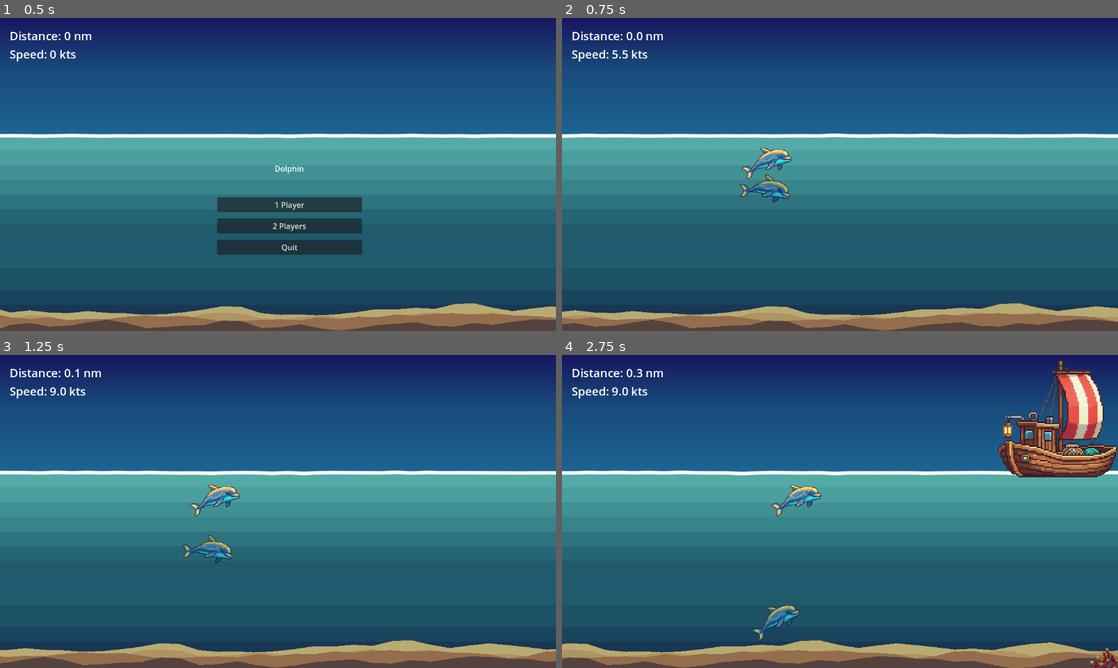
Above: before the commit, frames 1-4 (two rows, left to right).
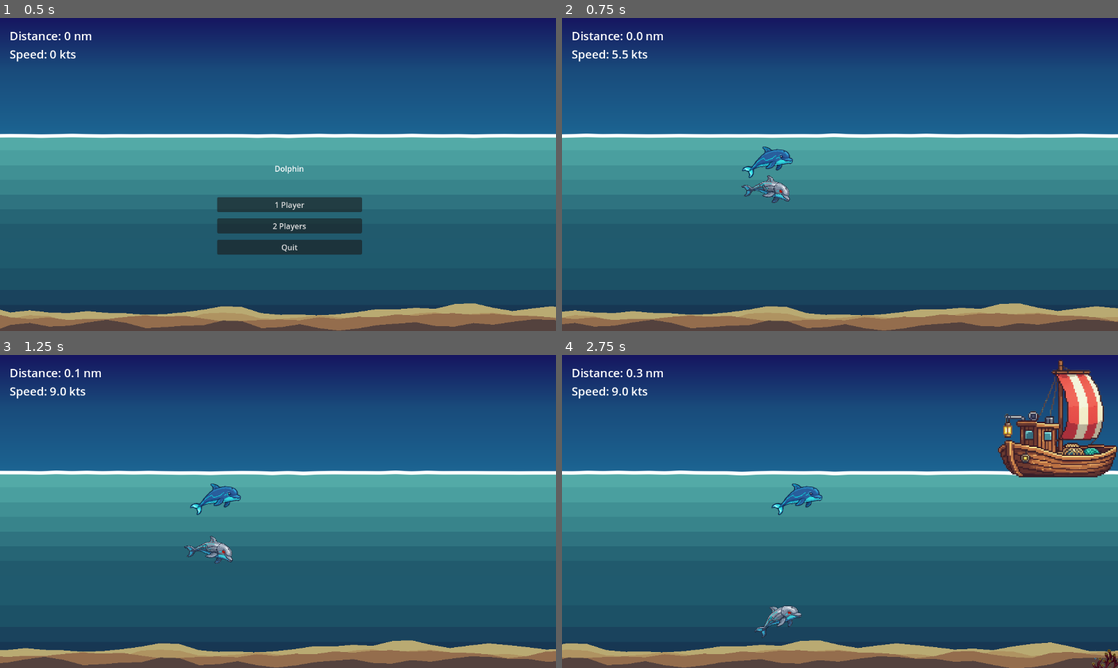
Above: after the commit, the same moments.

Repository: sandritalb/dolphin_ai
Game: Godot game, scene res://scenes/main.tscn
Two runs of this game, one before a commit and one after it. Both use one fixed random seed, a clock stepped at 60 frames per second and the inputs below.
Inputs:
- Up to frame 1 (0.5 s): no input
- Up to frame 2 (0.75 s): click "1 Player" at 0.5 s
- Up to frame 3 (1.25 s): no input
- Up to frame 4 (2.75 s): tap Enter (ui_accept) at 1.25, 1.52, 2.27 s; hold Right (ui_right) 1.28-2.03 s; hold Down (ui_down) from 2.03 s (still down)

Frame 1 is identical in both runs. In frame 2, 0.8% of the frame differs, in the area x 31-42%, y 41-60%; in frame 3, 0.7%; in frame 4, 0.9%, in the area x 34-100%, y 41-100%.

Commit message:
feat: Update underwater shader parameters and enhance dolphin animations with new sprites

Diff:
--- a/materials/underwater.tres
+++ b/materials/underwater.tres
@@ -4,10 +4,10 @@
 
 [resource]
 shader = ExtResource("1_shader")
-shader_parameter/wave_amplitude = 1.0
-shader_parameter/wave_frequency = 0.8
-shader_parameter/wave_speed = 0.6
-shader_parameter/water_tint = Color(0.4, 0.7, 1, 1)
-shader_parameter/tint_strength = 0.25
-shader_parameter/color_pulse_speed = 0.3
-shader_parameter/color_pulse_amount = 0.05
+shader_parameter/wave_amplitude = 1.206000057285
+shader_parameter/wave_frequency = 1.0130000481175
+shader_parameter/wave_speed = 1.2450000591375
+shader_parameter/water_tint = Color(0.20481147, 0.3286951, 0.4525787, 1)
+shader_parameter/tint_strength = 0.52800002508
+shader_parameter/color_pulse_speed = 0.5
+shader_parameter/color_pulse_amount = 0.1
--- a/scenes/DolphinAI.tscn
+++ b/scenes/DolphinAI.tscn
@@ -1,8 +1,9 @@
-[gd_scene load_steps=10 format=3 uid="uid://ctx3a85l4ts3r"]
+[gd_scene load_steps=16 format=3 uid="uid://ctx3a85l4ts3r"]
 
 [ext_resource type="Texture2D" uid="uid://cw1woppy0s7d6" path="res://sprites/dolphin_in.png" id="1_csw6p"]
-[ext_resource type="Script" uid="uid://b3827jbbou8r" path="res://scripts/dolphin.gd" id="1_dl5jv"]
+[ext_resource type="Script" uid="uid://b3827jbbou8r" path="res://scripts/Dolphin.gd" id="1_dl5jv"]
 [ext_resource type="Texture2D" uid="uid://degy36s5xlgv4" path="res://sprites/dolphin_out.png" id="2_qgn84"]
+[ext_resource type="Texture2D" uid="uid://bjjsh65t3p3pn" path="res://sprites/dolphin_ai.png" id="4_41h1n"]
 [ext_resource type="Script" uid="uid://daq0o1y61cnsx" path="res://scripts/dolphin_ai.gd" id="4_ai"]
 
 [sub_resource type="AtlasTexture" id="AtlasTexture_qgn84"]
@@ -35,6 +36,42 @@
 "speed": 5.0
 }]
 
+[sub_resource type="AtlasTexture" id="AtlasTexture_htgn3"]
+atlas = ExtResource("4_41h1n")
+region = Rect2(0, 0, 448, 384)
+
+[sub_resource type="AtlasTexture" id="AtlasTexture_ecf0n"]
+atlas = ExtResource("4_41h1n")
+region = Rect2(0, 384, 448, 384)
+
+[sub_resource type="AtlasTexture" id="AtlasTexture_ibate"]
+atlas = ExtResource("4_41h1n")
+region = Rect2(0, 768, 448, 384)
+
+[sub_resource type="AtlasTexture" id="AtlasTexture_7m0w5"]
+atlas = ExtResource("4_41h1n")
+region = Rect2(448, 0, 448, 384)
+
+[sub_resource type="SpriteFrames" id="SpriteFrames_yb0a4"]
+animations = [{
+"frames": [{
+"duration": 0.4,
+"texture": SubResource("AtlasTexture_htgn3")
+}, {
+"duration": 0.4,
+"texture": SubResource("AtlasTexture_ecf0n")
+}, {
+"duration": 0.4,
+"texture": SubResource("AtlasTexture_ibate")
+}, {
+"duration": 0.4,
+"texture": SubResource("AtlasTexture_7m0w5")
+}],
+"loop": true,
+"name": &"swimming",
+"speed": 5.0
+}]
+
 [sub_resource type="CapsuleShape2D" id="CapsuleShape2D_qgn84"]
 radius = 13.266365
 height = 87.819145
@@ -43,14 +80,24 @@
 script = ExtResource("1_dl5jv")
 
 [node name="in" type="AnimatedSprite2D" parent="."]
+visible = false
 position = Vector2(-3.199997, -15.199997)
 scale = Vector2(0.3, 0.3)
 sprite_frames = SubResource("SpriteFrames_g1ctg")
 
 [node name="out" type="AnimatedSprite2D" parent="."]
+visible = false
 position = Vector2(-4, -13.000001)
 scale = Vector2(0.3, 0.3)
 sprite_frames = SubResource("SpriteFrames_dl5jv")
+
+[node name="AnimatedSprite2D" type="AnimatedSprite2D" parent="."]
+position = Vector2(-5, 14)
+rotation = 0.15707964
+scale = Vector2(0.3, 0.3)
+sprite_frames = SubResource("SpriteFrames_yb0a4")
+animation = &"swimming"
+frame_progress = 0.62999874
 
 [node name="CollisionShape2D" type="CollisionShape2D" parent="."]
 rotation = 1.3962634
--- a/scenes/DolphinPlayer.tscn
+++ b/scenes/DolphinPlayer.tscn
@@ -1,37 +1,49 @@
-[gd_scene load_steps=10 format=3 uid="uid://ctx3a85l4ts2r"]
+[gd_scene load_steps=11 format=3 uid="uid://ctx3a85l4ts2r"]
 
-[ext_resource type="Script" uid="uid://b3827jbbou8r" path="res://scripts/dolphin.gd" id="1_u1i24"]
-[ext_resource type="Texture2D" uid="uid://cw1woppy0s7d6" path="res://sprites/dolphin_in.png" id="2_xpcap"]
-[ext_resource type="Texture2D" uid="uid://degy36s5xlgv4" path="res://sprites/dolphin_out.png" id="4_g7ysk"]
+[ext_resource type="Script" uid="uid://b3827jbbou8r" path="res://scripts/Dolphin.gd" id="1_u1i24"]
 [ext_resource type="Script" uid="uid://ltbyqkt0a8ho" path="res://scripts/dolphin_player.gd" id="5_rqavp"]
+[ext_resource type="Texture2D" uid="uid://1kuwj4gutm3u" path="res://sprites/dolphin_player.png" id="5_u1i24"]
 
-[sub_resource type="AtlasTexture" id="AtlasTexture_qgn84"]
-atlas = ExtResource("2_xpcap")
-region = Rect2(512, 0, 512, 512)
+[sub_resource type="AtlasTexture" id="AtlasTexture_xpcap"]
+atlas = ExtResource("5_u1i24")
+region = Rect2(0, 0, 350, 298)
 
-[sub_resource type="SpriteFrames" id="SpriteFrames_g1ctg"]
+[sub_resource type="AtlasTexture" id="AtlasTexture_g7ysk"]
+atlas = ExtResource("5_u1i24")
+region = Rect2(0, 596, 350, 298)
+
+[sub_resource type="AtlasTexture" id="AtlasTexture_3ca4j"]
+atlas = ExtResource("5_u1i24")
+region = Rect2(350, 0, 350, 298)
+
+[sub_resource type="AtlasTexture" id="AtlasTexture_7bguc"]
+atlas = ExtResource("5_u1i24")
+region = Rect2(0, 596, 350, 298)
+
+[sub_resource type="AtlasTexture" id="AtlasTexture_3sid3"]
+atlas = ExtResource("5_u1i24")
+region = Rect2(0, 298, 350, 298)
+
+[sub_resource type="SpriteFrames" id="SpriteFrames_udljj"]
 animations = [{
 "frames": [{
-"duration": 1.0,
-"texture": SubResource("AtlasTexture_qgn84")
+"duration": 0.4,
+"texture": SubResource("AtlasTexture_xpcap")
+}, {
+"duration": 0.4,
+"texture": SubResource("AtlasTexture_g7ysk")
+}, {
+"duration": 0.4,
+"texture": SubResource("AtlasTexture_3ca4j")
+}, {
+"duration": 0.4,
+"texture": SubResource("AtlasTexture_7bguc")
+}, {
+"duration": 0.4,
+"texture": SubResource("AtlasTexture_3sid3")
 }],
 "loop": true,
-"name": &"default",
-"speed": 5.0
-}]
-
-[sub_resource type="AtlasTexture" id="AtlasTexture_l8u8y"]
-atlas = ExtResource("4_g7ysk")
-region = Rect2(512, 0, 512, 512)
-
-[sub_resource type="SpriteFrames" id="SpriteFrames_dl5jv"]
-animations = [{
-"frames": [{
-"duration": 1.0,
-"texture": SubResource("AtlasTexture_l8u8y")
-}],
-"loop": true,
-"name": &"default",
+"name": &"swimming",
 "speed": 5.0
 }]
 
@@ -39,18 +51,15 @@
 radius = 13.266365
 height = 87.819145
 
-[node name="Dolphin" type="CharacterBody2D"]
+[node name="DolphinPlayer" type="CharacterBody2D"]
 script = ExtResource("1_u1i24")
 
-[node name="in" type="AnimatedSprite2D" parent="."]
-position = Vector2(-3.199997, -15.199997)
-scale = Vector2(0.3, 0.3)
-sprite_frames = SubResource("SpriteFrames_g1ctg")
-
-[node name="out" type="AnimatedSprite2D" parent="."]
-position = Vector2(-4, -13.000001)
-scale = Vector2(0.3, 0.3)
-sprite_frames = SubResource("SpriteFrames_dl5jv")
+[node name="AnimatedSprite2D" type="AnimatedSprite2D" parent="."]
+position = Vector2(-9.000001, 9)
+rotation = 0.10471976
+scale = Vector2(0.4, 0.4)
+sprite_frames = SubResource("SpriteFrames_udljj")
+animation = &"swimming"
 
 [node name="CollisionShape2D" type="CollisionShape2D" parent="."]
 rotation = 1.3962634
--- a/scenes/DolphinPlayer2.tscn
+++ b/scenes/DolphinPlayer2.tscn
@@ -1,37 +1,42 @@
 [gd_scene load_steps=10 format=3 uid="uid://cy45s7p4ru35f"]
 
-[ext_resource type="Script" uid="uid://b3827jbbou8r" path="res://scripts/dolphin.gd" id="1_ktj2f"]
-[ext_resource type="Texture2D" uid="uid://cw1woppy0s7d6" path="res://sprites/dolphin_in.png" id="2_d0ywq"]
-[ext_resource type="Texture2D" uid="uid://degy36s5xlgv4" path="res://sprites/dolphin_out.png" id="3_lrqrr"]
+[ext_resource type="Script" uid="uid://b3827jbbou8r" path="res://scripts/Dolphin.gd" id="1_ktj2f"]
+[ext_resource type="Texture2D" uid="uid://dohyafvx057qf" path="res://sprites/dolphin_player2.png" id="2_nyj6f"]
 [ext_resource type="Script" uid="uid://ltbyqkt0a8ho" path="res://scripts/dolphin_player.gd" id="4_uhewy"]
 
-[sub_resource type="AtlasTexture" id="AtlasTexture_qgn84"]
-atlas = ExtResource("2_d0ywq")
-region = Rect2(512, 0, 512, 512)
+[sub_resource type="AtlasTexture" id="AtlasTexture_ktj2f"]
+atlas = ExtResource("2_nyj6f")
+region = Rect2(0, 384, 448, 384)
 
-[sub_resource type="SpriteFrames" id="SpriteFrames_g1ctg"]
+[sub_resource type="AtlasTexture" id="AtlasTexture_d0ywq"]
+atlas = ExtResource("2_nyj6f")
+region = Rect2(0, 768, 448, 384)
+
+[sub_resource type="AtlasTexture" id="AtlasTexture_lrqrr"]
+atlas = ExtResource("2_nyj6f")
+region = Rect2(448, 0, 448, 384)
+
+[sub_resource type="AtlasTexture" id="AtlasTexture_nyj6f"]
+atlas = ExtResource("2_nyj6f")
+region = Rect2(0, 768, 448, 384)
+
+[sub_resource type="SpriteFrames" id="SpriteFrames_62v7e"]
 animations = [{
 "frames": [{
-"duration": 1.0,
-"texture": SubResource("AtlasTexture_qgn84")
+"duration": 0.4,
+"texture": SubResource("AtlasTexture_ktj2f")
+}, {
+"duration": 0.4,
+"texture": SubResource("AtlasTexture_d0ywq")
+}, {
+"duration": 0.4,
+"texture": SubResource("AtlasTexture_lrqrr")
+}, {
+"duration": 0.4,
+"texture": SubResource("AtlasTexture_nyj6f")
 }],
 "loop": true,
-"name": &"default",
-"speed": 5.0
-}]
-
-[sub_resource type="AtlasTexture" id="AtlasTexture_l8u8y"]
-atlas = ExtResource("3_lrqrr")
-region = Rect2(512, 0, 512, 512)
-
-[sub_resource type="SpriteFrames" id="SpriteFrames_dl5jv"]
-animations = [{
-"frames": [{
-"duration": 1.0,
-"texture": SubResource("AtlasTexture_l8u8y")
-}],
-"loop": true,
-"name": &"default",
+"name": &"swimming",
 "speed": 5.0
 }]
 
@@ -39,19 +44,16 @@
 radius = 13.266365
 height = 87.819145
 
-[node name="Dolphin" type="CharacterBody2D"]
+[node name="DolphinPlayer2" type="CharacterBody2D"]
 script = ExtResource("1_ktj2f")
 
-[node name="in" type="AnimatedSprite2D" parent="."]
-position = Vector2(-3.199997, -15.199997)
+[node name="AnimatedSprite2D" type="AnimatedSprite2D" parent="."]
+position = Vector2(-4, 13.000001)
+rotation = 0.10471976
 scale = Vector2(0.3, 0.3)
-sprite_frames = SubResource("SpriteFrames_g1ctg")
-
-[node name="out" type="AnimatedSprite2D" parent="."]
-visible = false
-position = Vector2(-4, -13.000001)
-scale = Vector2(0.3, 0.3)
-sprite_frames = SubResource("SpriteFrames_dl5jv")
+sprite_frames = SubResource("SpriteFrames_62v7e")
+animation = &"swimming"
+frame_progress = 0.5652761
 
 [node name="CollisionShape2D" type="CollisionShape2D" parent="."]
 rotation = 1.3962634
--- a/scenes/main.tscn
+++ b/scenes/main.tscn
@@ -3,8 +3,7 @@
 [ext_resource type="Script" path="res://scripts/camera.gd" id="1_jyhfs"]
 [ext_resource type="Script" uid="uid://cygc517leoia2" path="res://scripts/game_manager.gd" id="1_tipki"]
 [ext_resource type="PackedScene" uid="uid://bj06yxbsjo35t" path="res://water_demo/WaterBodyContinuous.tscn" id="4_eb6dy"]
-[ext_resource type="PackedScene" path="res://scenes/SeaBottom.tscn" id="4_ya4ey"]
-[ext_resource type="PackedScene" uid="uid://dk8v6gdt5h3cq" path="res://scenes/GradientBackground.tscn" id="11_gradient"]
+[ext_resource type="PackedScene" uid="uid://bb87rdaass6ji" path="res://scenes/SeaBottom.tscn" id="4_ya4ey"]
 [ext_resource type="Script" uid="uid://c803solqrng77" path="res://scripts/obstacle_generator.gd" id="5_85g3d"]
 [ext_resource type="Script" uid="uid://2l28qxfmwowd" path="res://scripts/cloud_generator.gd" id="5_eb6dy"]
 [ext_resource type="Script" uid="uid://go80kmqdnfw6" path="res://scripts/fish_generator.gd" id="7_ya4ey"]
@@ -12,6 +11,7 @@
 [ext_resource type="PackedScene" uid="uid://crsqhbm5qpveo" path="res://scenes/StartMenu.tscn" id="8_start"]
 [ext_resource type="PackedScene" uid="uid://b7w4lqmx0kyt0" path="res://scenes/HUD.tscn" id="9_hud"]
 [ext_resource type="PackedScene" uid="uid://18qcs0m6sg1y" path="res://scenes/ResultMenu.tscn" id="10_result"]
+[ext_resource type="PackedScene" uid="uid://dk8v6gdt5h3cq" path="res://scenes/GradientBackground.tscn" id="11_gradient"]
 [ext_resource type="AudioStream" uid="uid://mgxtcdgv6tna" path="res://sounds/audio.mp3" id="12_eb6dy"]
 
 [node name="Main" type="Node"]
Not shown, added: scripts/gradient_background.gd.uid
Binary file added: sprites/dolphin_ai.png
Not shown, added: sprites/dolphin_ai.png.import
Binary file added: sprites/dolphin_player.png
Not shown, added: sprites/dolphin_player.png.import
Binary file added: sprites/dolphin_player2.png
Not shown, added: sprites/dolphin_player2.png.import
